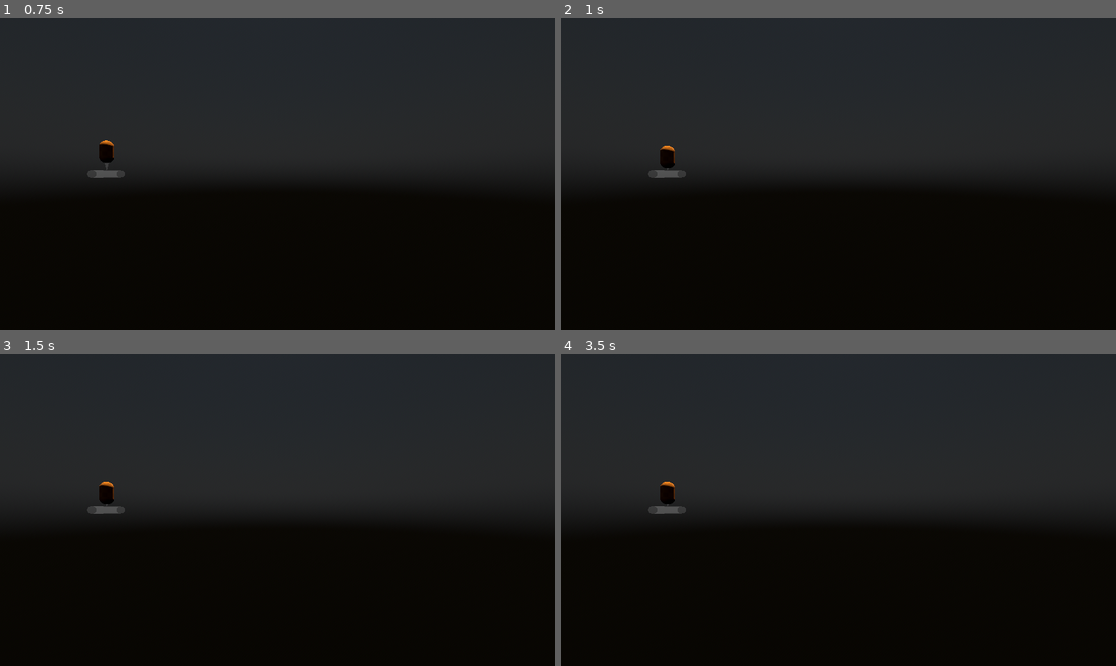
Above: before the commit, frames 1-4 (two rows, left to right).
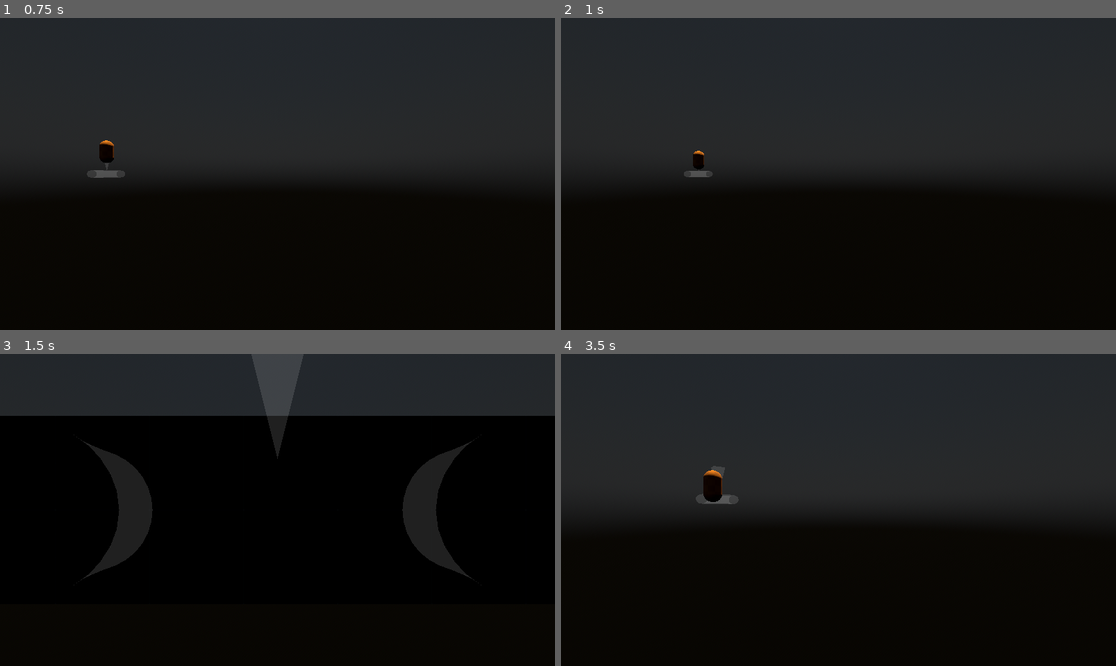
Above: after the commit, the same moments.

Repository: hugoplanell/The-Sims-Project
Game: Godot game, scene res://Scenes/debug_level.tscn
Two runs of this game, one before a commit and one after it. Both use one fixed random seed, a clock stepped at 60 frames per second and the inputs below.
Inputs (mouse positions are in pixels of both pictures, inside the frame that each line leads up to):
- Up to frame 1 (0.75 s): tap Enter at 0.5 s; move the mouse to (399, 158) at 0.52 s; hold Middle mouse button (middle_click) from 0.53 s (still down); click (399, 158) at 0.67 s
- Up to frame 2 (1 s): keep holding Middle mouse button (middle_click); tap S (camera_pan_backwards, bound only after the commit) at 0.8 s
- Up to frame 3 (1.5 s): tap Space at 1.25 s; move the mouse to (249, 510) at 1.27 s; release Middle mouse button (middle_click) at 1.28 s; tap S (camera_pan_backwards, bound only after the commit) at 1.35 s
- Up to frame 4 (3.5 s): tap W (camera_pan_forwards, bound only after the commit) at 1.55, 2.1 s; tap Enter at 2 s; move the mouse to (894, 441) at 2.02 s; click (894, 441) at 2.17 s; tap A (camera_pan_left, bound only after the commit) at 2.3 s; tap Space at 2.75 s; drag from (810, 572) to (672, 463) at 2.77 s

Frame 1 is identical in both runs. In frame 2, 0.5% of the frame differs, in the area x 15-28%, y 40-52%; in frame 3, 32%, in the area x 0-100%, y 0-75%; in frame 4, 0.8%.

Commit message:
Camera Working!!

Diff:
--- a/Scripts/default_camera.gd
+++ b/Scripts/default_camera.gd
@@ -3,7 +3,28 @@
 var mouse_speed : Vector2
 
 func _physics_process(delta):
+	#Update mouse speed
+	mouse_speed = Input.get_last_mouse_velocity()
 
+	mouse_raycast()
+	camera_pan()
+
+func camera_pan():
+	var angle = (self.global_rotation.y + $DefaultCamera/Camera3D.global_rotation.y)
+
+	if Input.is_action_pressed("middle_click"):
+		Input.mouse_mode = Input.MOUSE_MODE_CAPTURED
+
+		self.transform.origin += Vector3(mouse_speed.x / 1000, 0, mouse_speed.y / 1000).rotated(Vector3(0,1,0), angle)
+	else:
+		Input.mouse_mode = Input.MOUSE_MODE_VISIBLE
+
+	var input_dir = Input.get_vector("camera_pan_forwards", "camera_pan_backwards", "camera_pan_left", "camera_pan_right")
+	if input_dir:
+		var direction = (transform.basis * Vector3(input_dir.y, 0, input_dir.x)).normalized()
+		self.transform.origin += direction.rotated(Vector3(0,1,0), angle)
+
+func mouse_raycast():
 	var space_state = get_world_3d().direct_space_state
 
 	var from = $DefaultCamera/Camera3D.project_ray_origin(get_viewport().get_mouse_position())
@@ -15,13 +36,3 @@
 
 	if not intersection.is_empty():
 		Global.player_target_pos = intersection.position
-
-	#Update mouse speed
-	mouse_speed = Input.get_last_mouse_velocity()
-
-	if Input.is_action_pressed("middle_click"):
-		Input.mouse_mode = Input.MOUSE_MODE_CAPTURED
-		#hacer el producto escalar con la rotacion de la camara para sacar la direccion de movimiento
-		self.transform.origin += Vector3(mouse_speed.x / 1000, 0, mouse_speed.y / 1000)
-	else:
-		Input.mouse_mode = Input.MOUSE_MODE_VISIBLE
--- a/project.godot
+++ b/project.godot
@@ -36,3 +36,23 @@
 "events": [Object(InputEventMouseButton,"resource_local_to_scene":false,"resource_name":"","device":-1,"window_id":0,"a …(258 unchanged characters)…
 ]
 }
+camera_pan_forwards={
+"deadzone": 0.5,
+"events": [Object(InputEventKey,"resource_local_to_scene":false,"resource_name":"","device":-1,"window_id":0,"alt_pressed":false,"shift_pressed":false,"ctrl_pressed":false,"meta_pressed":false,"pressed":false,"keycode":0,"physical_keycode":87,"key_label":0,"unicode":119,"echo":false,"script":null)
+]
+}
+camera_pan_backwards={
+"deadzone": 0.5,
+"events": [Object(InputEventKey,"resource_local_to_scene":false,"resource_name":"","device":-1,"window_id":0,"alt_pressed":false,"shift_pressed":false,"ctrl_pressed":false,"meta_pressed":false,"pressed":false,"keycode":0,"physical_keycode":83,"key_label":0,"unicode":115,"echo":false,"script":null)
+]
+}
+camera_pan_left={
+"deadzone": 0.5,
+"events": [Object(InputEventKey,"resource_local_to_scene":false,"resource_name":"","device":-1,"window_id":0,"alt_pressed":false,"shift_pressed":false,"ctrl_pressed":false,"meta_pressed":false,"pressed":false,"keycode":0,"physical_keycode":65,"key_label":0,"unicode":97,"echo":false,"script":null)
+]
+}
+camera_pan_right={
+"deadzone": 0.5,
+"events": [Object(InputEventKey,"resource_local_to_scene":false,"resource_name":"","device":-1,"window_id":0,"alt_pressed":false,"shift_pressed":false,"ctrl_pressed":false,"meta_pressed":false,"pressed":false,"keycode":0,"physical_keycode":68,"key_label":0,"unicode":100,"echo":false,"script":null)
+]
+}
